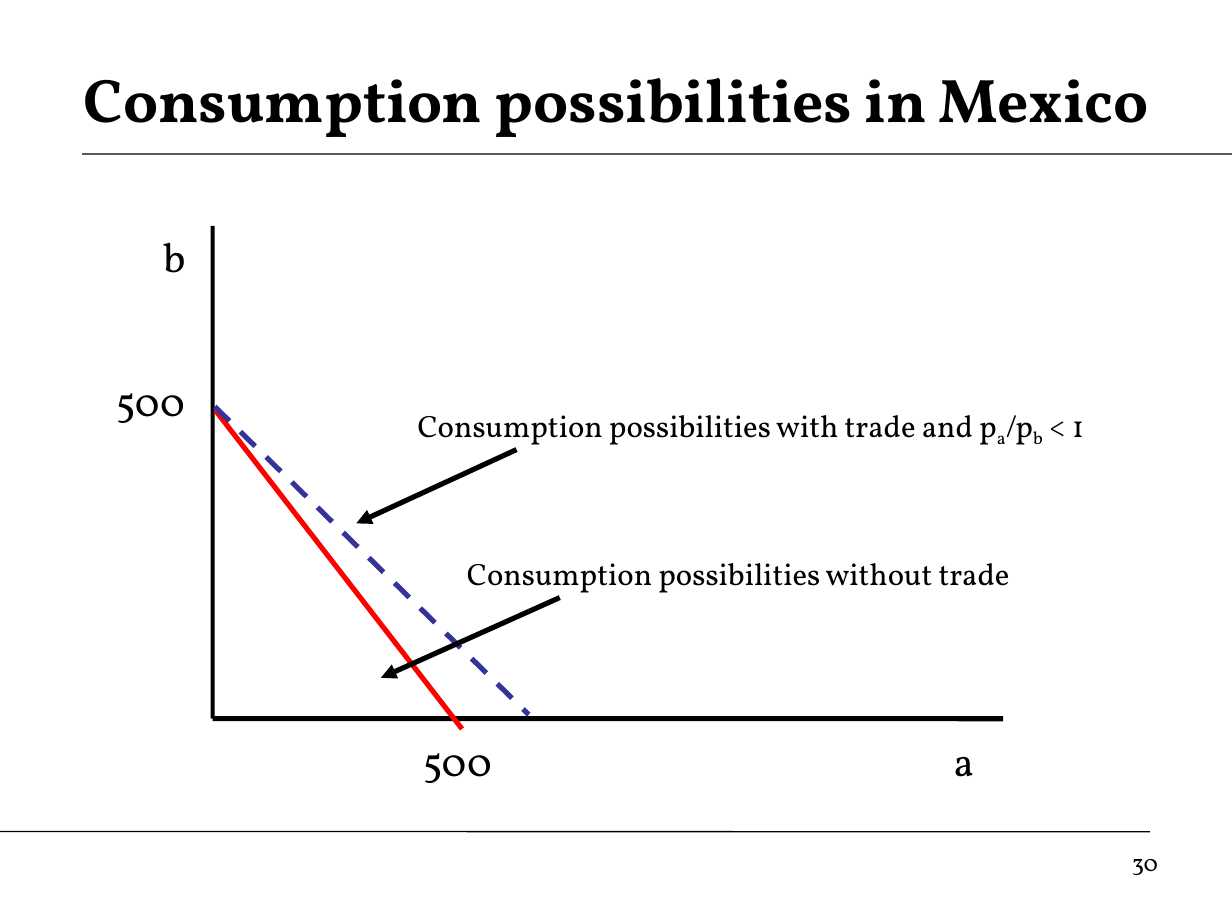
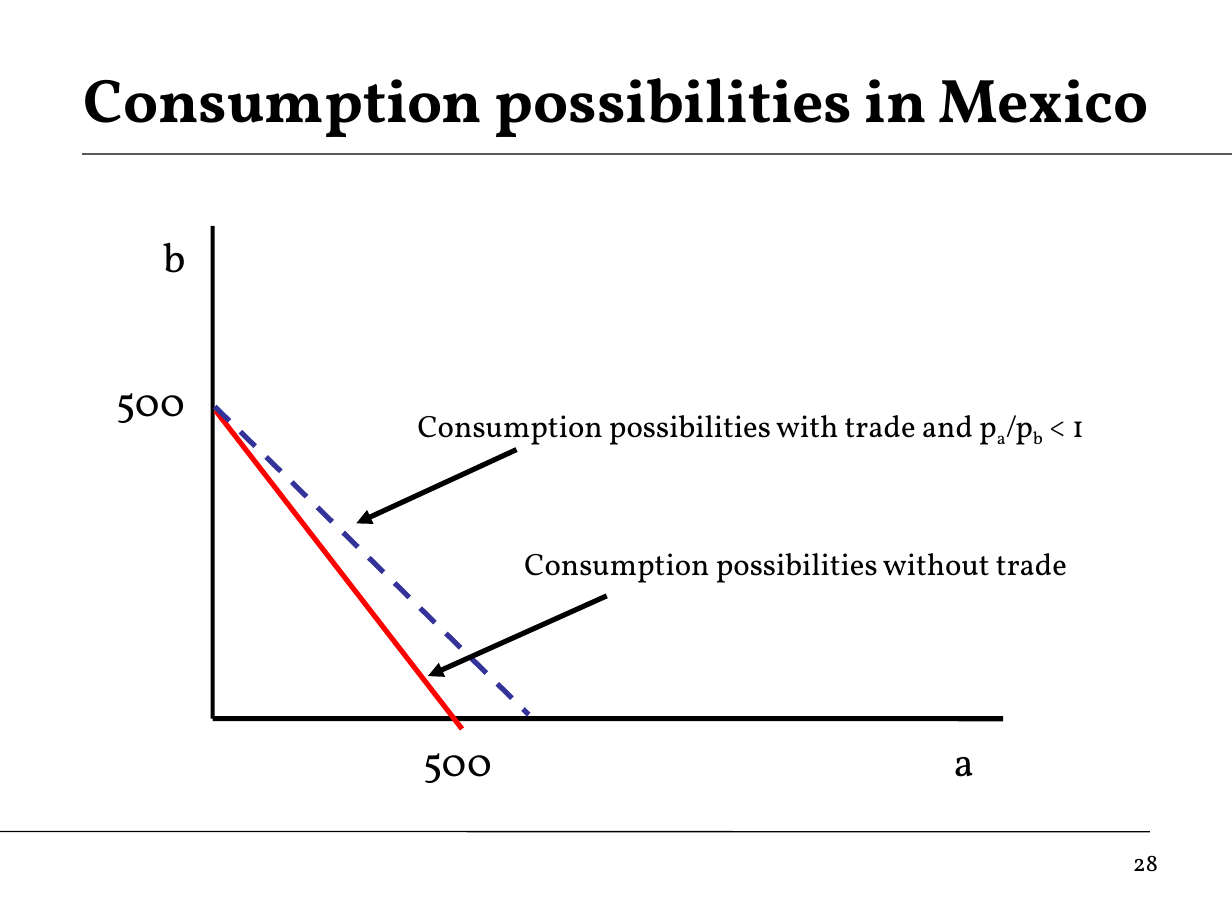
Before and after one commit to DaveBackus/Global_Economy, a slide deck: slide 28 of Slides/slides_trade_f14.pptx (slide 30 before the commit). Drawn at 1232x924 pixels with LibreOffice and Linux fonts; fonts in the diff are those of the drawing. Boxes give left, top, right and bottom in pixels: in the first picture for what was removed or moved away, otherwise in the second. Text is boxed around its words. In the diff, an @@ line names an element or a change of style, - is before the commit and + after.

Commit message:
update slides
trade

```diff
--- a/Slides/slides_trade_f14.pptx
+++ b/Slides/slides_trade_f14.pptx
@@ text "Consumption possibilities without trade" rewrapped from (467, 563, 1010, 599) to (524, 553, 1067, 583) @@
@@ arrow moved from (559, 598) - (381, 678) to (606, 596) - (428, 676) @@
@@ page number at (1133, 855, 1158, 872): text changed @@
-30
+28
```
Also in this commit, not shown: 3 other slides changed, 1 slide added, 13 other files.
